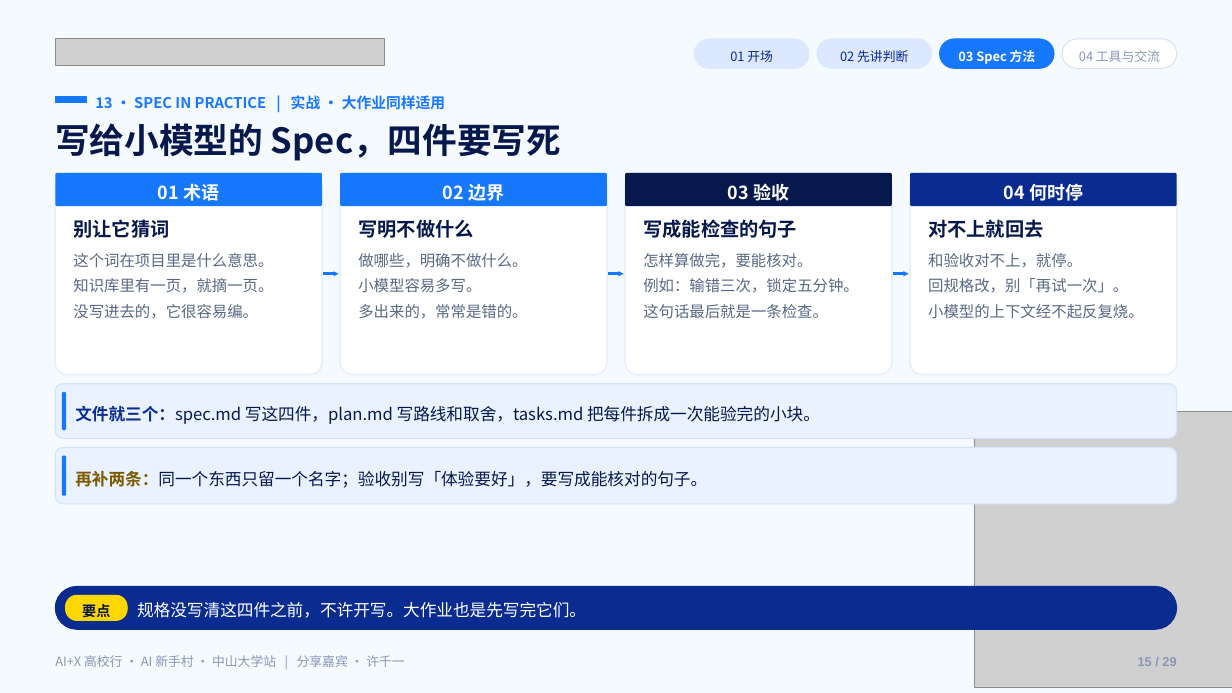
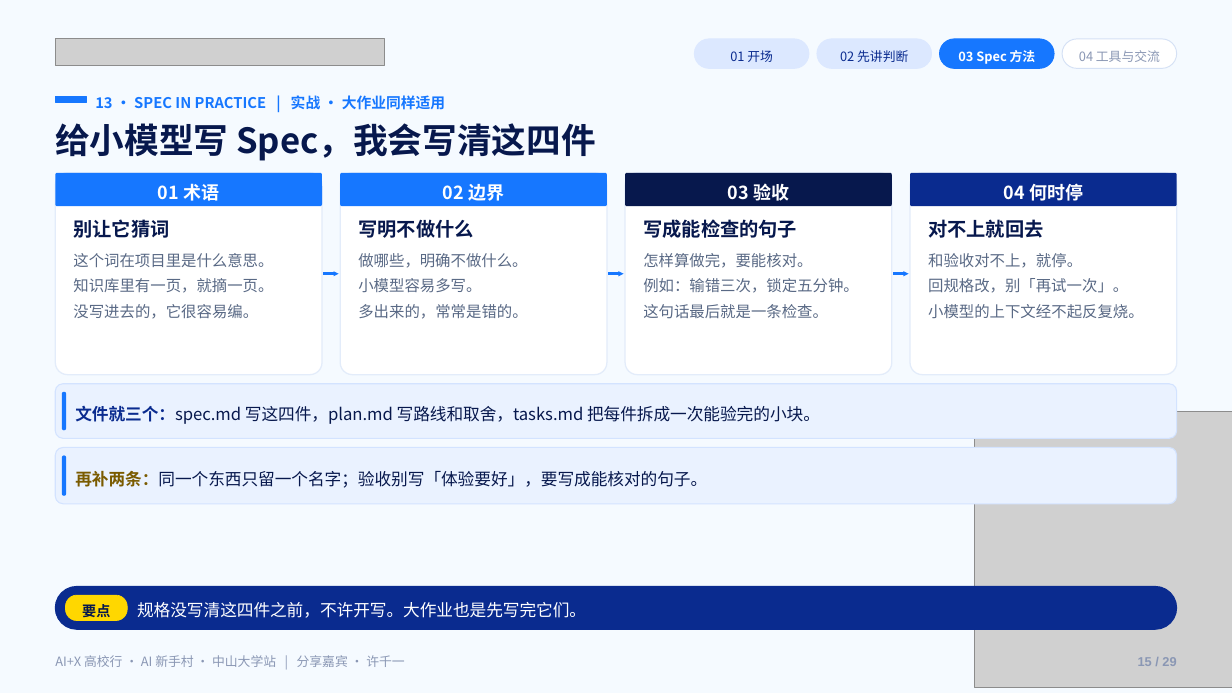
Before and after one commit to Frocir/aix-talk, a slide deck: slide 15 of aix-talk-26pages.pptx. Drawn at 1232x693 pixels with LibreOffice and Linux fonts; fonts in the diff are those of the drawing; grey boxes stand for pictures. Boxes give left, top, right and bottom in pixels: in the first picture for what was removed or moved away, otherwise in the second. Text is boxed around its words. In the diff, an @@ line names an element or a change of style, - is before the commit and + after.

```diff
--- a/aix-talk-26pages.pptx
+++ b/aix-talk-26pages.pptx
@@ text at (x1=55, y1=123, x2=595, y2=161): text changed @@
-写给小模型的 Spec，四件要写死
+给小模型写 Spec，我会写清这四件
```
Also in this commit, not shown: 8 other slides changed, 2 other files.
